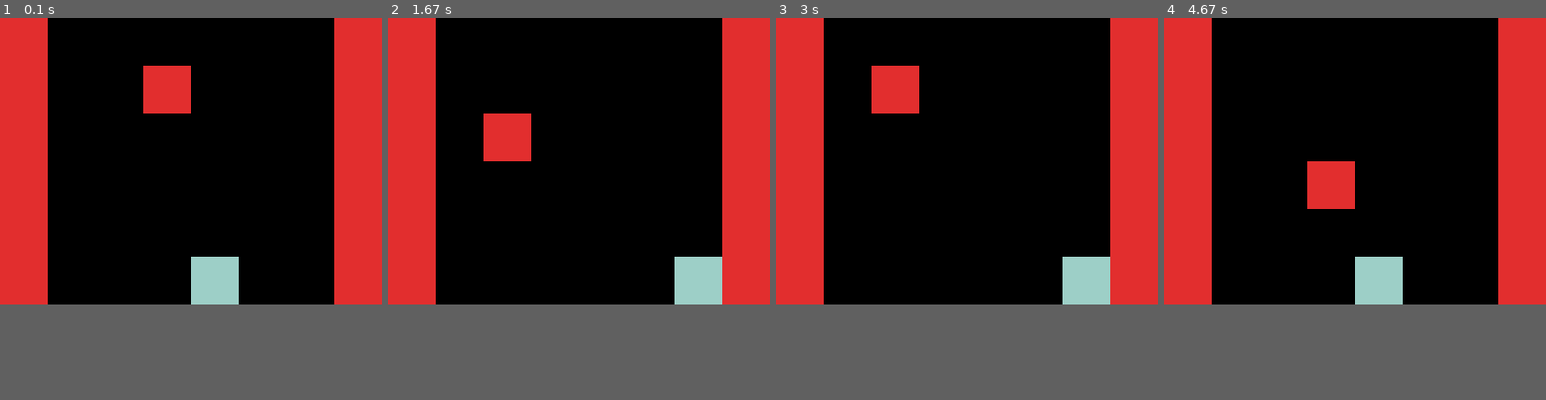
Above: before the commit, frames 1-4 (left to right).
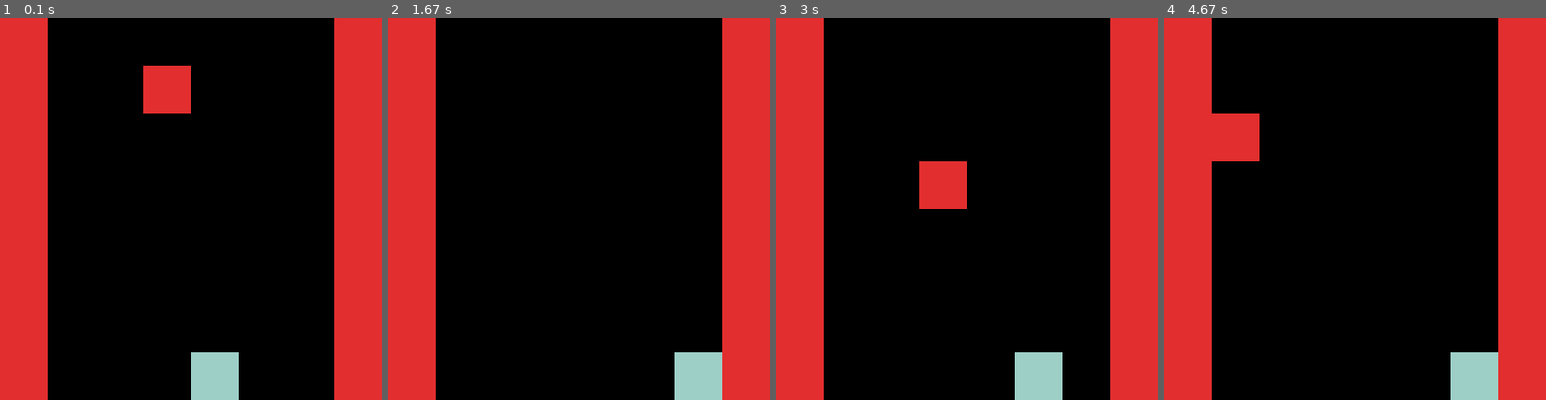
Above: after the commit, the same moments.

Repository: gunheekim90/pygame_avoid
Game: pygame game, started from jo_v1.py
The game is run twice, just before and just after one commit, with the same random seed, the same clock (stepped at 60 frames per second) and the same inputs.
Inputs:
- Up to frame 1 (0.1 s): no input
- Up to frame 2 (1.67 s): no input
- Up to frame 3 (3 s): no input
- Up to frame 4 (4.67 s): no input
In our replay, the window is 400x300 before the commit and 400x400 after it. These sizes can differ from the game's own. Grey fills any space a smaller window leaves; there, only what the larger window draws over its background counts as a difference.

The runs differ from the first frame. In frame 1, 9.4% of the frame differs, in the area x 0-100%, y 62-100%; in frame 2, 11%; in frame 3, 12%, in the area x 0-100%, y 12-100%; in frame 4, 12%.

Commit message:
modified screen dimensions a little

Diff:
--- a/jo_v1.py
+++ b/jo_v1.py
@@ -7,14 +7,14 @@
 
 # define the window dimensions
 window_length = 400
-window_height = 300
+window_height = 400
 wall_color = (226,46,46)
 player_color = (157,207,199)
 player_s = 50
 player_x = window_length // 2
 player_y = window_height - player_s
 clock = pygame.time.Clock()
-block_rate = 5
+block_rate = 10
 limit_left  = player_s
 limit_right = window_length-2*player_s
 frame_number = 0
